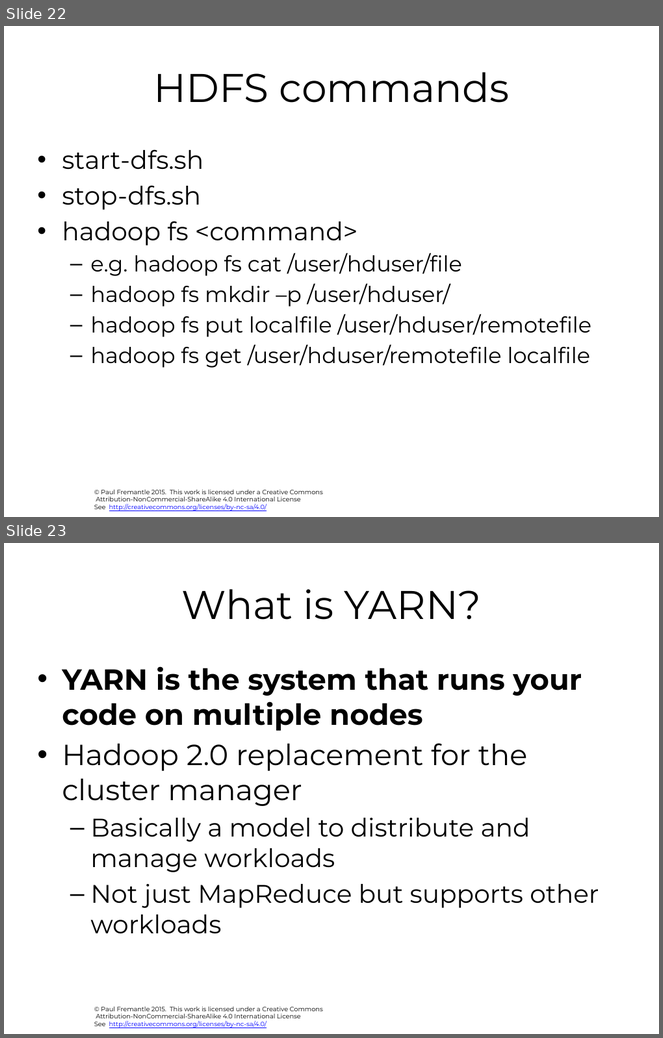
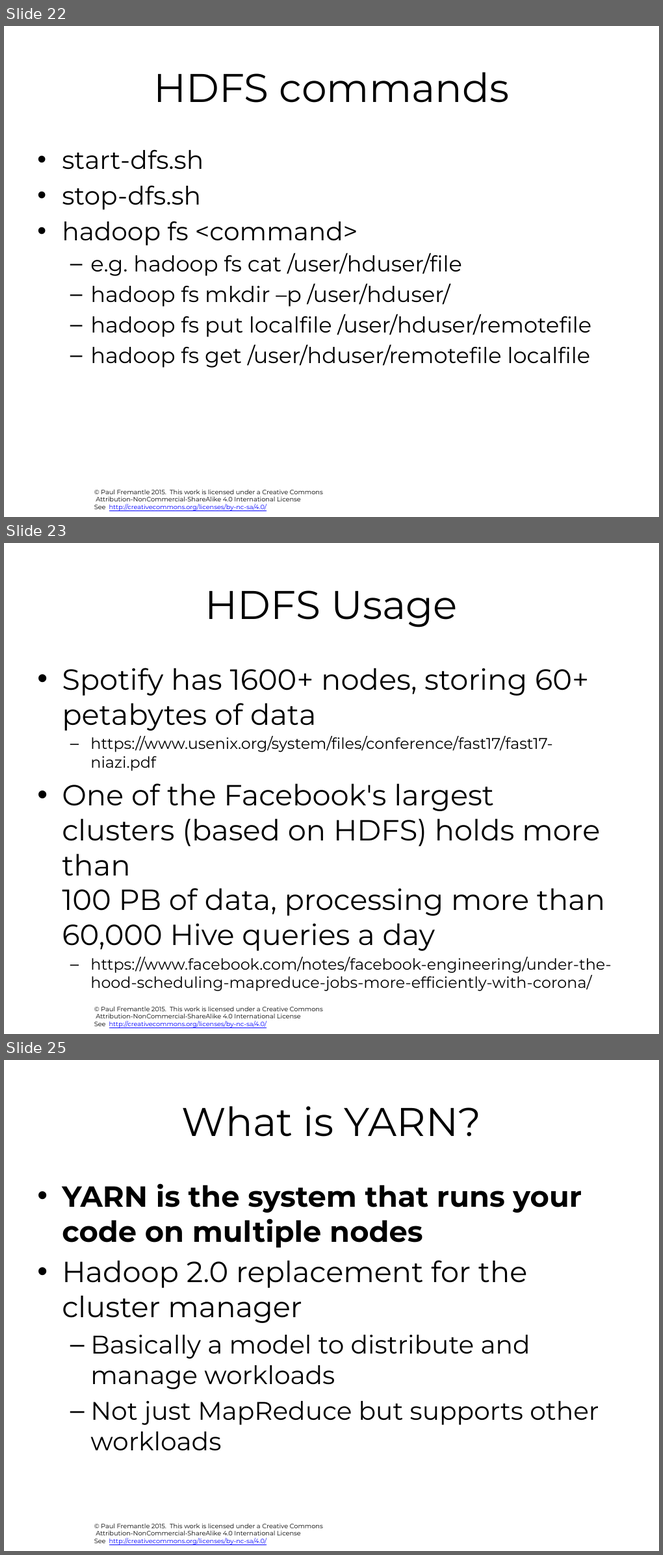
Before and after one commit to pzfreo/ox-clo, a slide deck: pres-source/05-mr-hadoop.pptx. Shown one above the other, each under a label of ours: slides 22 and 23 before the commit, slides 22, 23 and 25 after it; the slides between them are not shown. The pictures are 663x1038 and 663x1555 pixels, drawn with LibreOffice and Linux fonts; fonts in the diff are those of the drawing; background and template pictures are left out. Boxes give left, top, right and bottom in pixels: in the first picture for what was removed or moved away, otherwise in the second. Text is boxed around its words. In the diff, an @@ line names an element or a change of style, - is before the commit and + after.

```diff
--- a/pres-source/05-mr-hadoop.pptx
+++ b/pres-source/05-mr-hadoop.pptx
@@ slide 23 added at bbox=[4, 543, 659, 1034], background #FFFFFF; not listed: 1 template element that a slide beside it also shows @@
@@ title added at bbox=[206, 590, 458, 627], 44 pt, text #000000 @@
+HDFS Usage
@@ text added at bbox=[62, 668, 611, 991], 17 pt, text #000000 @@
+• Spotify has 1600+ nodes, storing 60+ petabytes of data
+  – https://www.usenix.org/system/files/conference/fast17/fast17-niazi.pdf
+• One of the Facebook's largest clusters (based on HDFS) holds more than
+  100 PB of data, processing more than 60,000 Hive queries a day
+  – https://www.facebook.com/notes/facebook-engineering/under-the-hood-scheduling-mapreduce-jobs-more-efficiently-with-corona/
@@ what was slide 23 is now slide 25 @@
```
Also in this commit, not shown: 1 other slide added, 8 other files.
